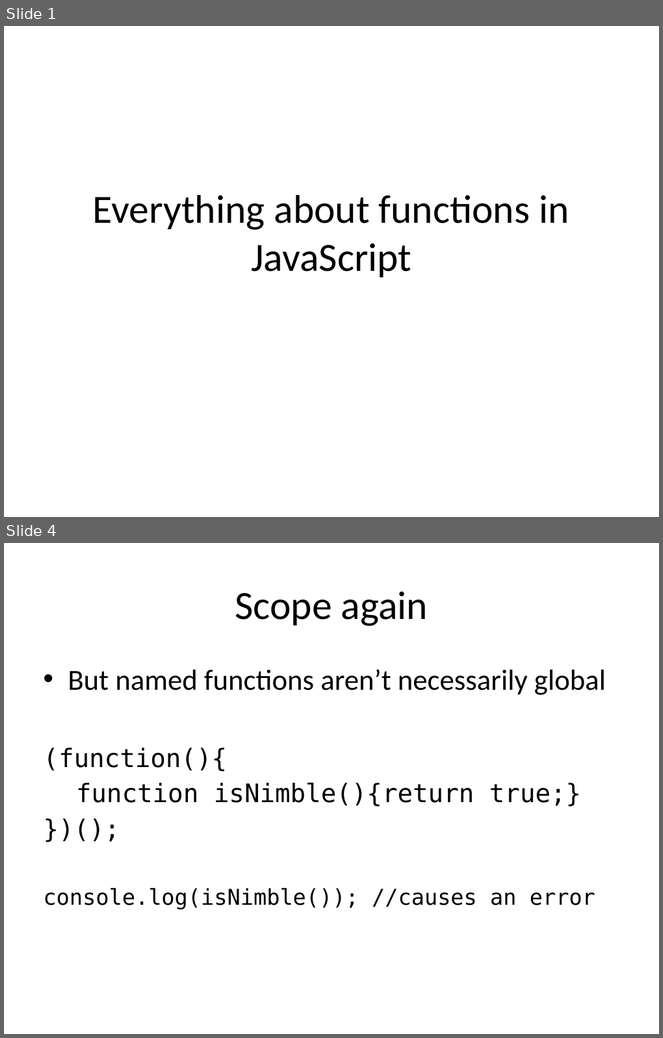
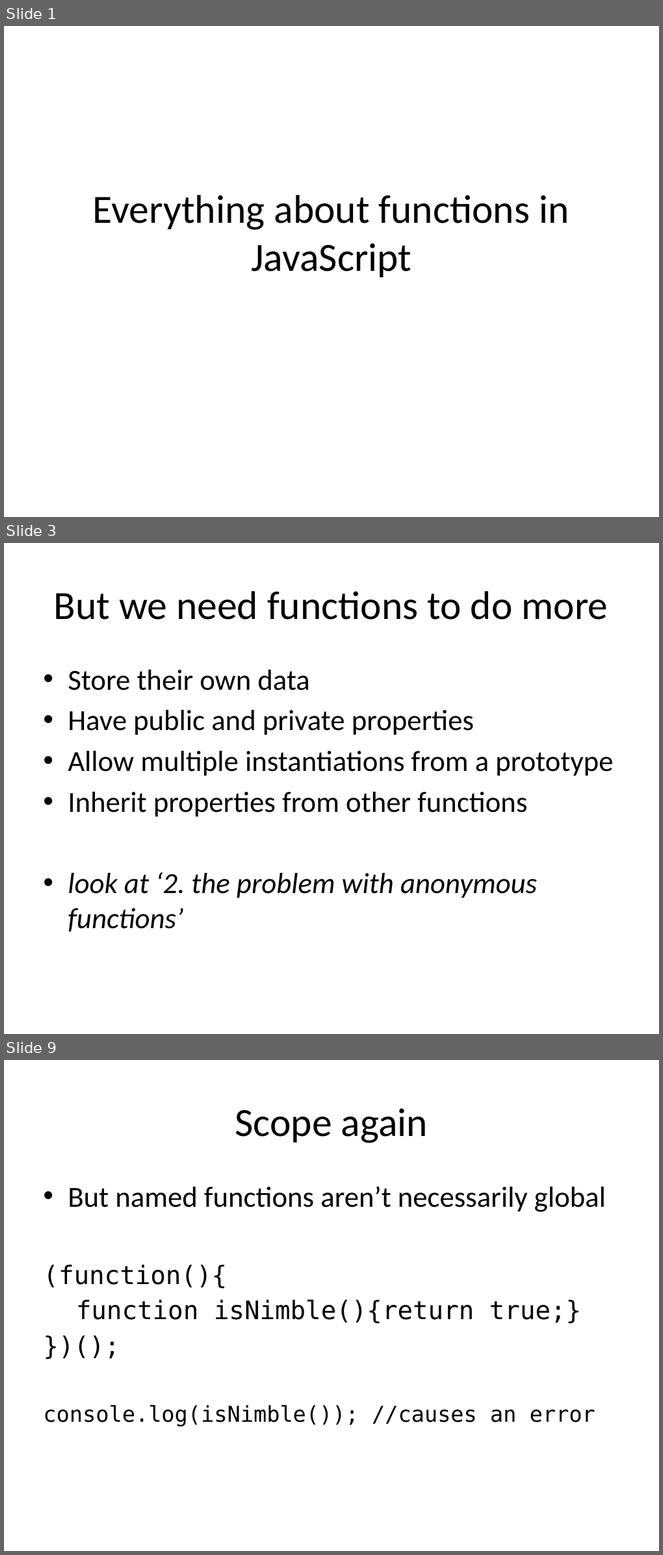
Before and after one commit to kimon-satan/SAEjavaScript, a slide deck: week8/slides/week8.pptx. Shown one above the other, each under a label of ours: slides 1 and 4 before the commit, slides 1, 3 and 9 after it; the slides between them are not shown. The pictures are 663x1038 and 663x1555 pixels, drawn with LibreOffice and Linux fonts; fonts in the diff are those of the drawing. Boxes give left, top, right and bottom in pixels: in the first picture for what was removed or moved away, otherwise in the second. Text is boxed around its words. In the diff, an @@ line names an element or a change of style, - is before the commit and + after.

```diff
--- a/week8/slides/week8.pptx
+++ b/week8/slides/week8.pptx
@@ slide 3 added at <box>4,543,659,1034</box>, background #FFFFFF @@
@@ title added at <box>54,591,608,620</box>, 44 pt, text #000000 @@
+But we need functions to do more
@@ text added at <box>68,670,613,932</box>, 32 pt, text #000000 @@
+• Store their own data
+• Have public and private properties
+• Allow multiple instantiations from a prototype
+• Inherit properties from other functions
+• look at ‘2. the problem with anonymous functions’
@@ what was slide 4 is now slide 9 @@
```
Also in this commit, not shown: 5 slides changed, 9 other slides added, 1 slide removed.
